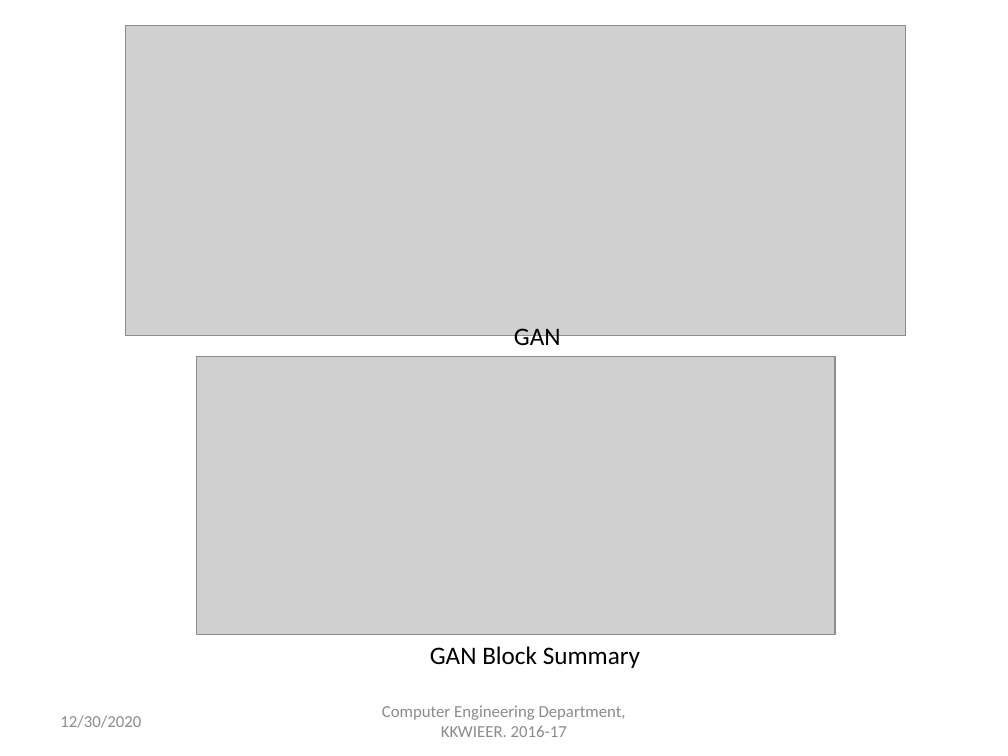
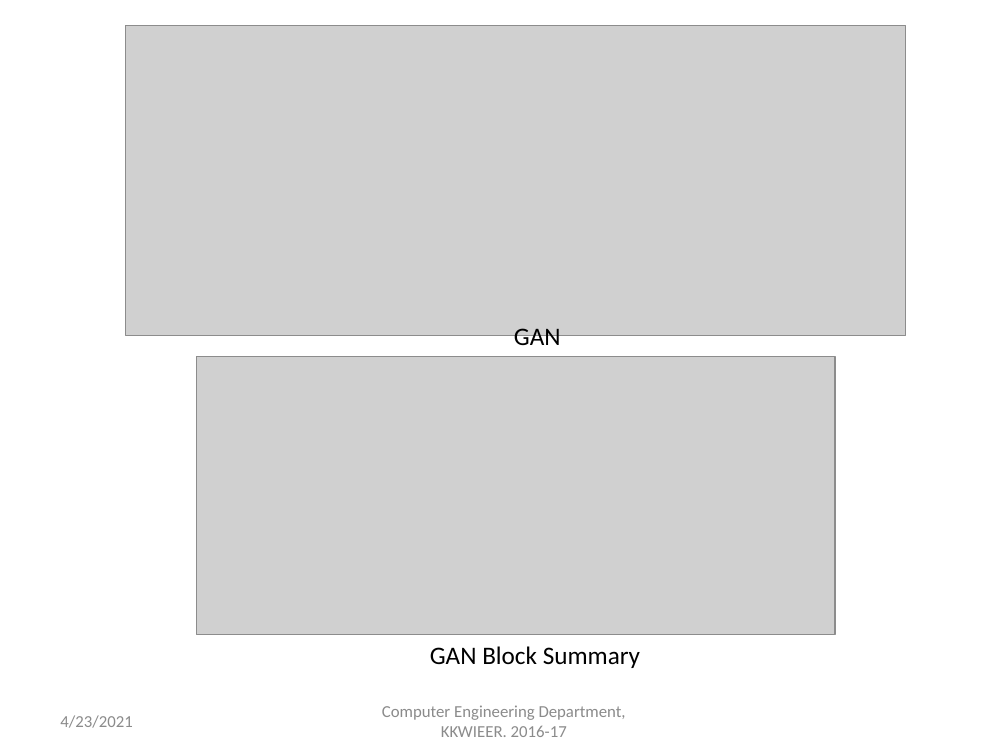
Before and after one commit to obi-wan-shinobi/Literature-Review, a slide deck: slide 12 of Presentation/Stage_1/stage_1_report_ppt.pptx. Drawn at 1008x756 pixels with LibreOffice and Linux fonts; fonts in the diff are those of the drawing; grey boxes stand for pictures. Boxes give left, top, right and bottom in pixels: in the first picture for what was removed or moved away, otherwise in the second. Text is boxed around its words. In the diff, an @@ line names an element or a change of style, - is before the commit and + after.

```diff
--- a/Presentation/Stage_1/stage_1_report_ppt.pptx
+++ b/Presentation/Stage_1/stage_1_report_ppt.pptx
@@ text at bbox=[60, 715, 132, 728]: text changed @@
-12/30/2020
+4/23/2021
```
Also in this commit, not shown: 21 other slides changed, 3 other files.
